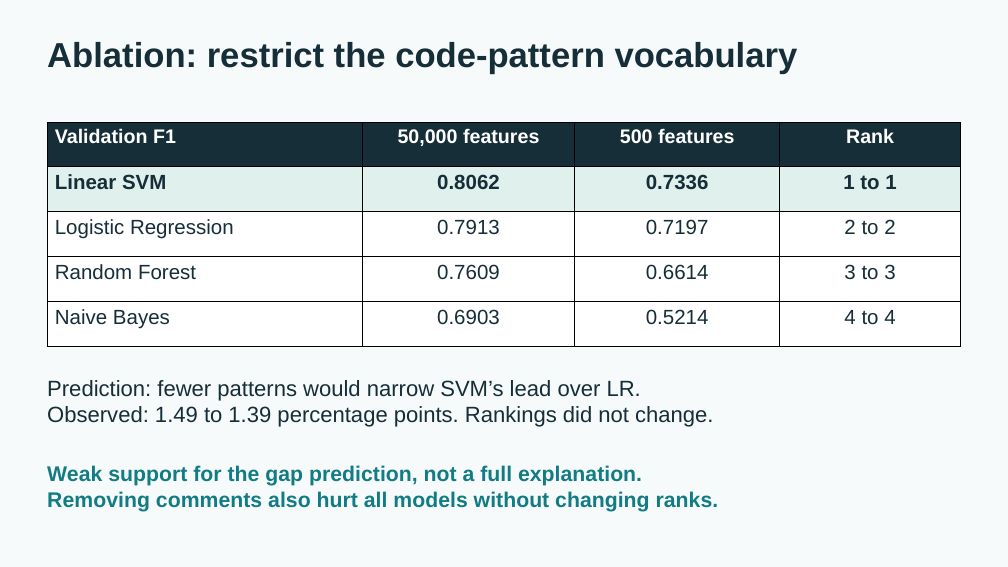
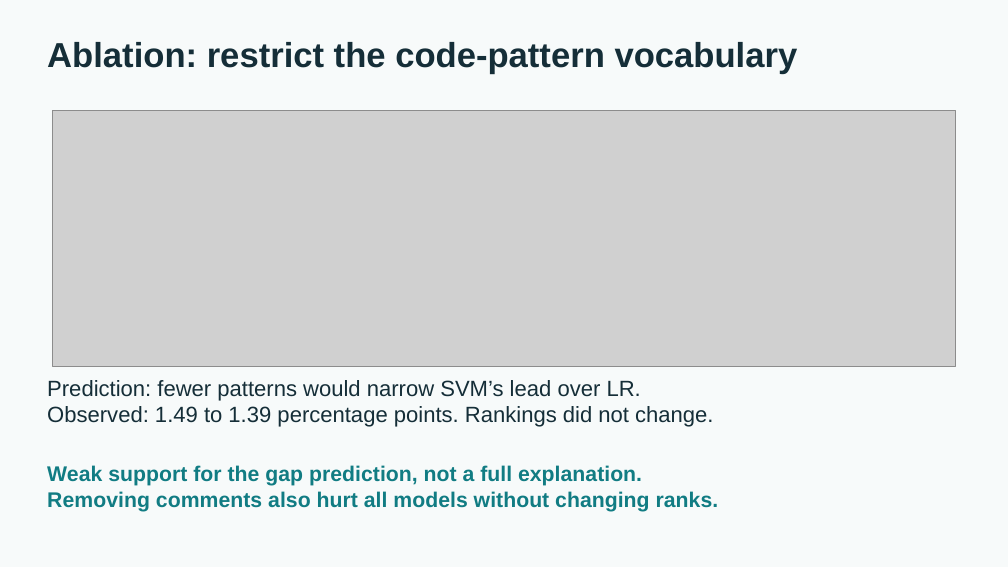
Before and after one commit to S3eeDTR/LLM-AuthorBench-Assignment, a slide deck: slide 5 of submission/Assignment.pptx. Drawn at 1008x567 pixels with LibreOffice and Linux fonts; fonts in the diff are those of the drawing; grey boxes stand for pictures. Boxes give left, top, right and bottom in pixels: in the first picture for what was removed or moved away, otherwise in the second. Text is boxed around its words. In the diff, an @@ line names an element or a change of style, - is before the commit and + after.

```diff
--- a/submission/Assignment.pptx
+++ b/submission/Assignment.pptx
@@ picture added at (x1=52, y1=110, x2=956, y2=367) @@
@@ table removed at (x1=47, y1=122, x2=961, y2=346), 5 rows, 4 columns @@
-Validation F1 | 50,000 features | 500 features | Rank
-Linear SVM | 0.8062 | 0.7336 | 1 to 1
-Logistic Regression | 0.7913 | 0.7197 | 2 to 2
-Random Forest | 0.7609 | 0.6614 | 3 to 3
-Naive Bayes | 0.6903 | 0.5214 | 4 to 4
```
Also in this commit, not shown: 2 other slides changed, 6 other files.
